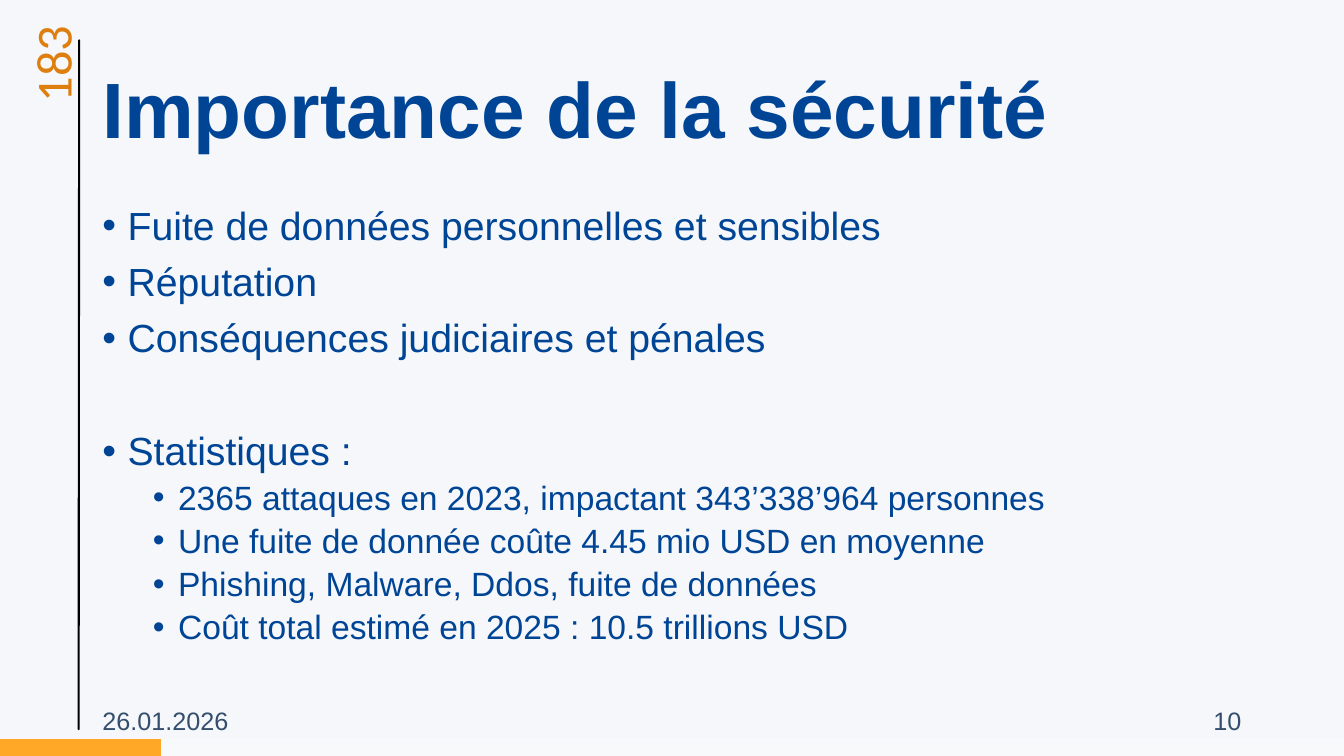
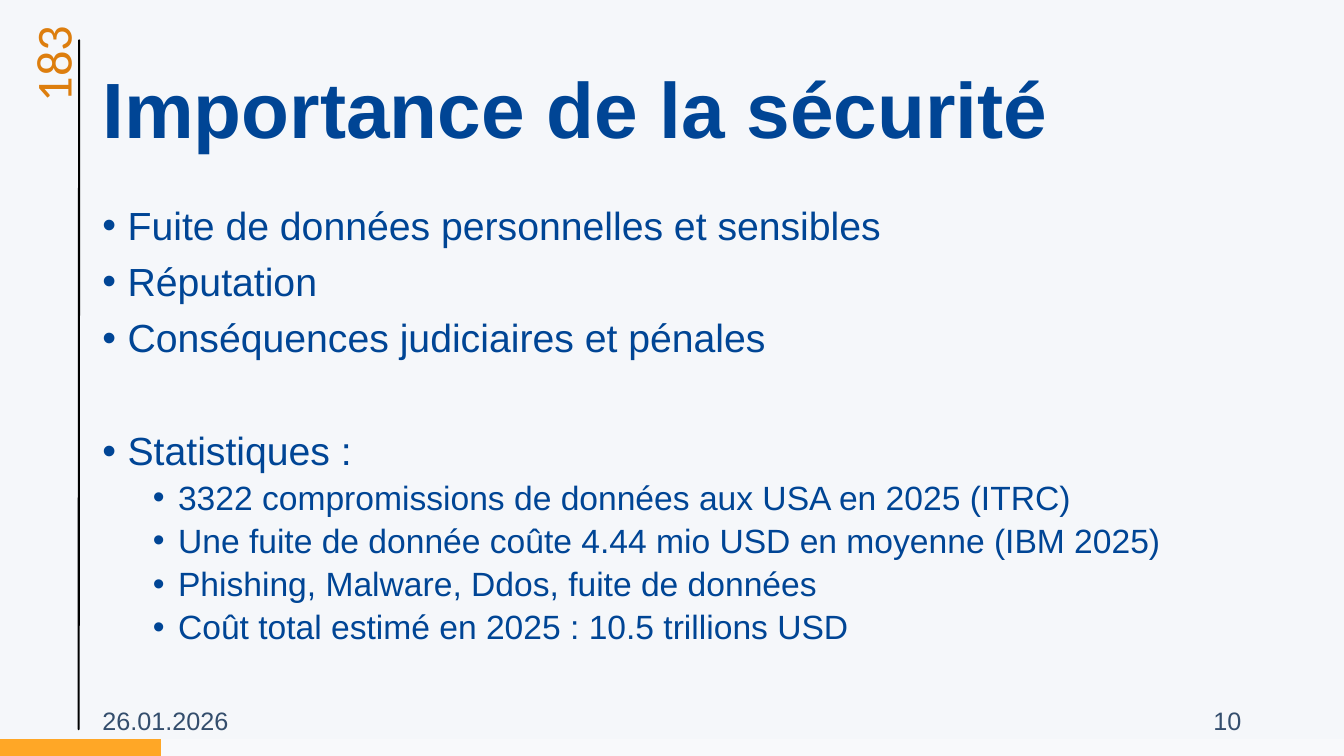
Before and after one commit to ETML-INF/183-SecuriteApplication, a slide deck: slide 10 of supports/01-Owasp.pptx. Drawn at 1344x756 pixels with LibreOffice and Linux fonts; fonts in the diff are those of the drawing; background and template pictures are left out. Boxes give left, top, right and bottom in pixels: in the first picture for what was removed or moved away, otherwise in the second. Text is boxed around its words. In the diff, an @@ line names an element or a change of style, - is before the commit and + after.

```diff
--- a/supports/01-Owasp.pptx
+++ b/supports/01-Owasp.pptx
@@ text at [178, 485, 1160, 560]: text changed @@
-  • 2365 attaques en 2023, impactant 343’338’964 personnes
-  • Une fuite de donnée coûte 4.45 mio USD en moyenne
+  • 3322 compromissions de données aux USA en 2025 (ITRC)
+  • Une fuite de donnée coûte 4.44 mio USD en moyenne (IBM 2025)
```
Also in this commit, not shown: 10 other slides changed, 29 other files.
